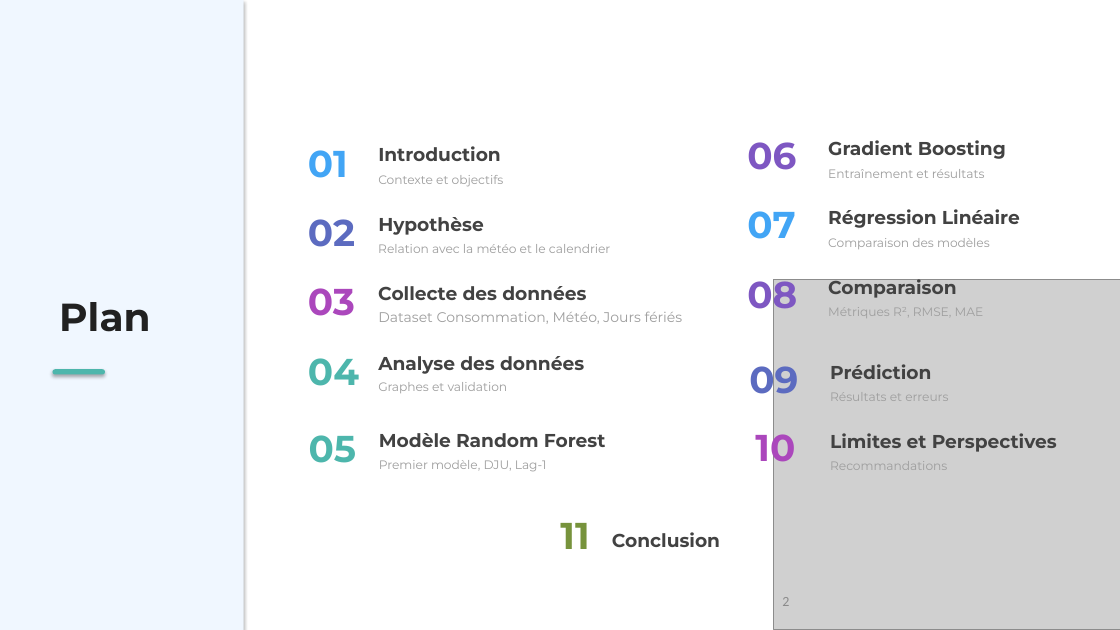
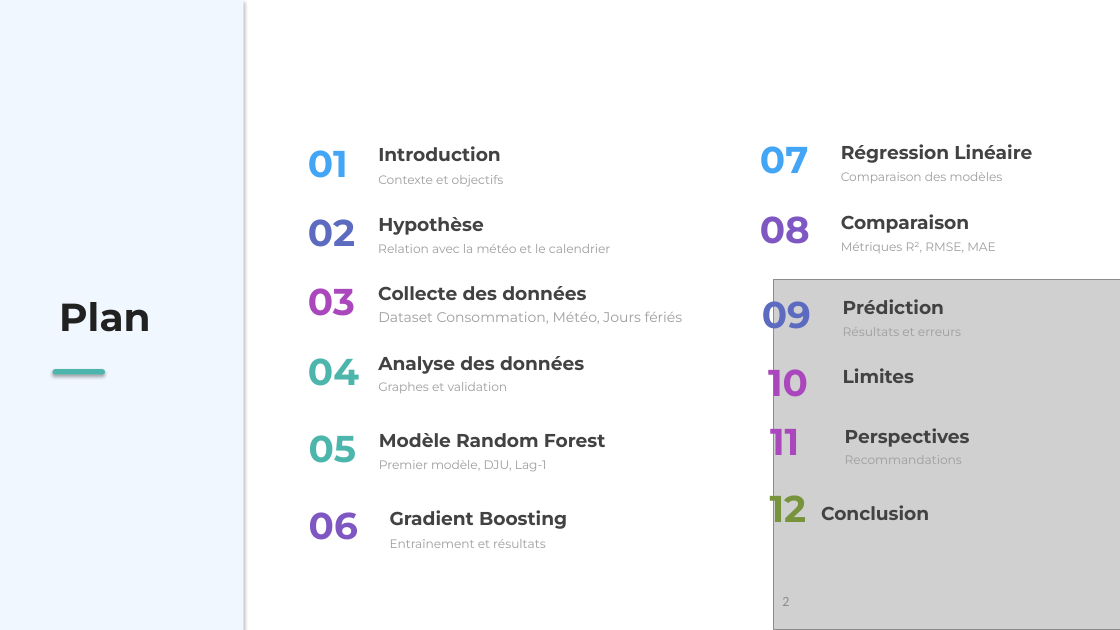
Before and after one commit to ylamkhan/DataScienceProject, a slide deck: slide 2 of Prédiction de la Consommation Électrique.pptx. Drawn at 1120x630 pixels with LibreOffice and Linux fonts; fonts in the diff are those of the drawing; grey boxes stand for pictures; background and template pictures are left out. Boxes give left, top, right and bottom in pixels: in the first picture for what was removed or moved away, otherwise in the second. Text is boxed around its words. In the diff, an @@ line names an element or a change of style, - is before the commit and + after.

Commit message:
Depot de presentation PPT

```diff
--- a/Prédiction de la Consommation Électrique.pptx
+++ b/Prédiction de la Consommation Électrique.pptx
@@ 6 texts: place and size @@
-6 texts at <box>749,209,1020,470</box>
+6 texts at <box>762,144,1032,405</box>
@@ 4 texts: place and size @@
-4 texts at <box>747,211,948,401</box>
+4 texts at <box>760,146,961,336</box>
@@ text at <box>843,368,914,383</box>: text changed @@
-Limites et Perspectives
+Limites
@@ text "11": place and size @@
-text "11" at <box>560,523,589,549</box>
+text "11" at <box>770,419,799,464</box>
@@ text "11" at <box>770,419,799,464</box>: text colour #77933C to #AB47BC @@
@@ text "Recommandations": place and size @@
-text "Recommandations" at <box>830,461,947,470</box>
+text "Recommandations" at <box>845,455,962,464</box>
@@ text added at <box>845,428,970,447</box>, 16 pt, text #424242, bold @@
+Perspectives
@@ text added at <box>770,486,807,531</box>, 32 pt, text #77933C, bold @@
+12
@@ text "Conclusion": place and size @@
-text "Conclusion" at <box>612,532,720,547</box>
+text "Conclusion" at <box>821,505,929,520</box>
@@ 3 texts: place and size @@
-3 texts at <box>747,140,1006,178</box>
+3 texts at <box>309,510,567,548</box>
```
